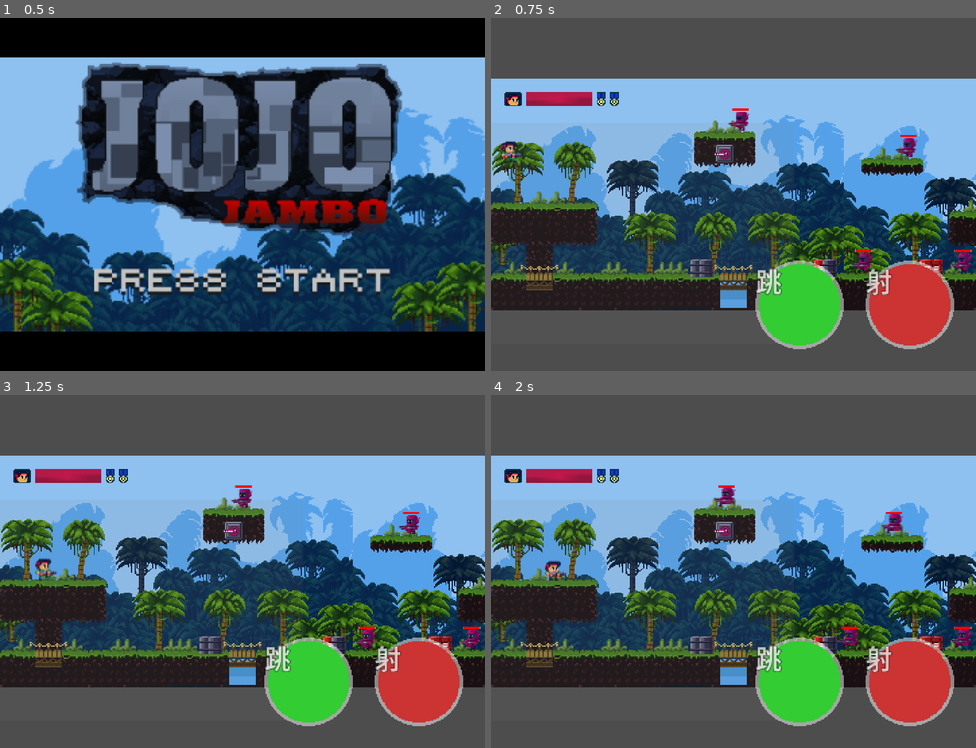
Above: before the commit, frames 1-4 (two rows, left to right).
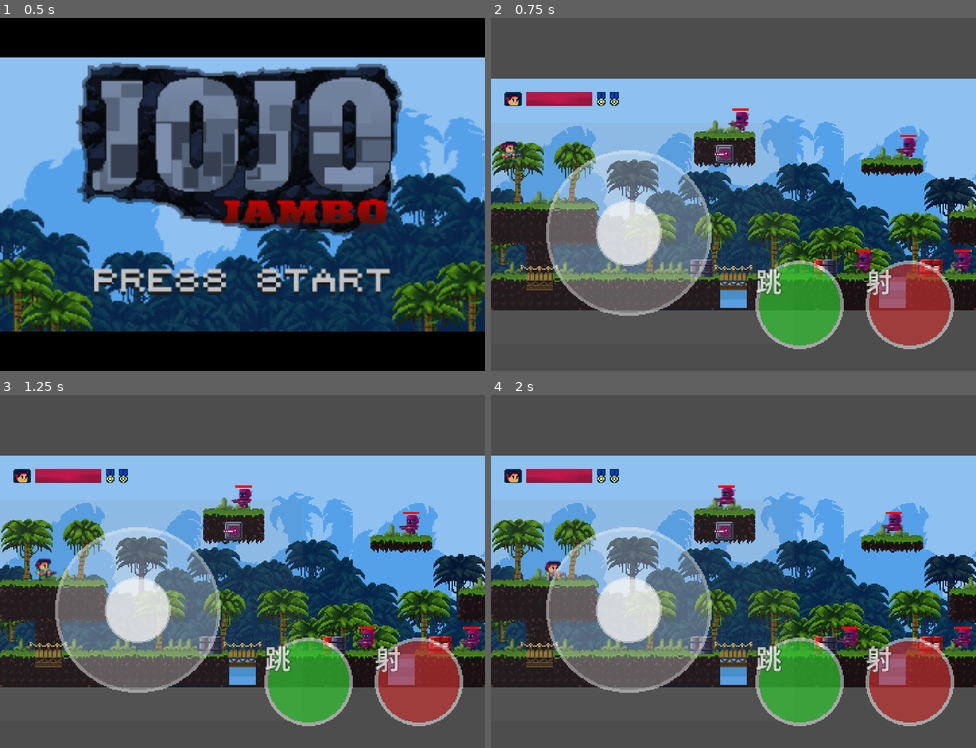
Above: after the commit, the same moments.

Repository: YugeCse/first-blood
Game: Godot game, scene res://scenes/tscns/splash_scene.tscn
Same seed, same stepped clock (60 frames per second), same inputs: the game is played once before the commit and once after it. Sound files missing from this copy of the repository are replaced by a short silence.
Inputs (mouse positions are in pixels of both pictures, inside the frame that each line leads up to):
- Up to frame 1 (0.5 s): no input
- Up to frame 2 (0.75 s): tap Enter (ui_accept) at 0.5 s; move the mouse to (840, 176) at 0.52 s; hold Right (ui_right) from 0.53 s (still down); click (840, 176) at 0.67 s
- Up to frame 3 (1.25 s): keep holding Right (ui_right); tap Enter (ui_accept) at 0.77 s
- Up to frame 4 (2 s): release Right (ui_right) at 1.25 s; drag from (636, 589) to (937, 645) at 1.27 s

Frame 1 is identical in both runs. In frame 2, 18% of the frame differs, in the area x 11-95%, y 37-93%; in frame 3, 18%; in frame 4, 18%.

Commit message:
#更改虚拟按键颜色

Diff:
--- a/scenes/tscns/main_scene.tscn
+++ b/scenes/tscns/main_scene.tscn
@@ -977,6 +977,9 @@
 
 [node name="VirtualJoystic" parent="HUDContainer" unique_id=1620645665 instance=ExtResource("6_4jd7c")]
 visible = false
+visible_when_inactive = true
+jump_button_color = Color(0.2, 0.8, 0.2, 0.6666667)
+shoot_button_color = Color(0.8, 0.2, 0.2, 0.6431373)
 
 [node name="Background" type="ColorRect" parent="." unique_id=583541026]
 custom_minimum_size = Vector2(10000, 210)
